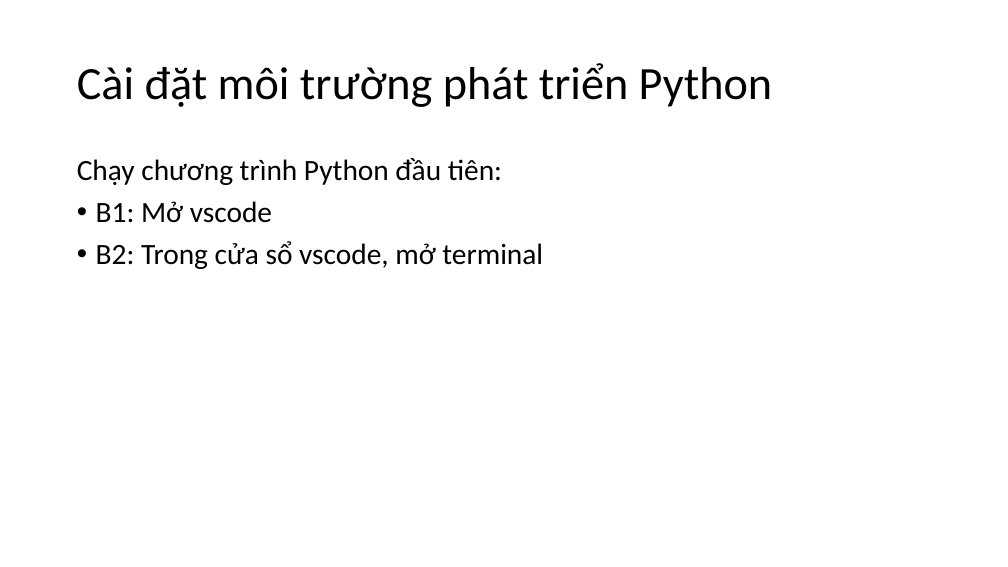
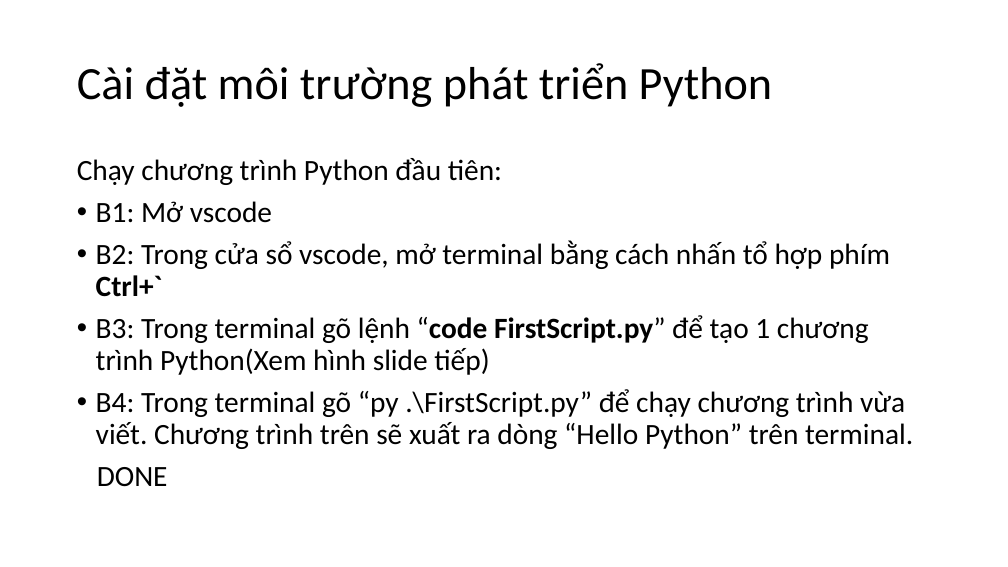
Before and after one commit to levinhhoang16/PyOpenCVCourse, a slide deck: slide 3 of Lecture/PythonCoban.pptx. Drawn at 1008x567 pixels with LibreOffice and Linux fonts; fonts in the diff are those of the drawing. Boxes give left, top, right and bottom in pixels: in the first picture for what was removed or moved away, otherwise in the second. Text is boxed around its words. In the diff, an @@ line names an element or a change of style, - is before the commit and + after.

Commit message:
Add Lecture

```diff
--- a/Lecture/PythonCoban.pptx
+++ b/Lecture/PythonCoban.pptx
@@ text at bbox=[96, 240, 913, 487]: text changed @@
-• B2: Trong cửa sổ vscode, mở terminal
+• B2: Trong cửa sổ vscode, mở terminal bằng cách nhấn tổ hợp phím Ctrl+`
+• B3: Trong terminal gõ lệnh “code FirstScript.py” để tạo 1 chương trình Python(Xem hình slide tiếp)
+• B4: Trong terminal gõ “py .\FirstScript.py” để chạy chương trình vừa viết. Chương trình trên sẽ xuất ra dòng “Hello Python” trên terminal.
+DONE
```
Also in this commit, not shown: 7 slides added, 1 other file.
